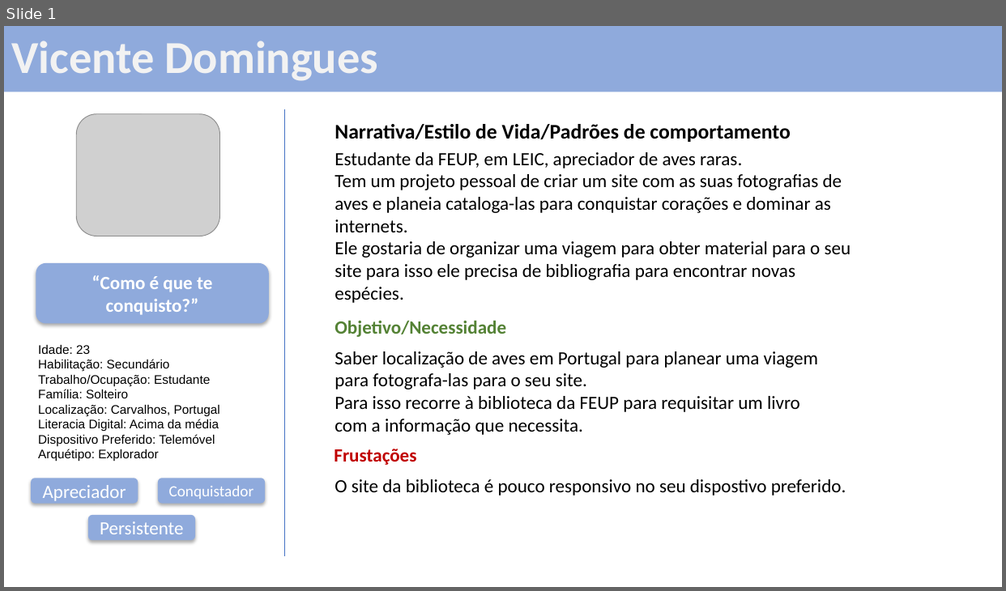
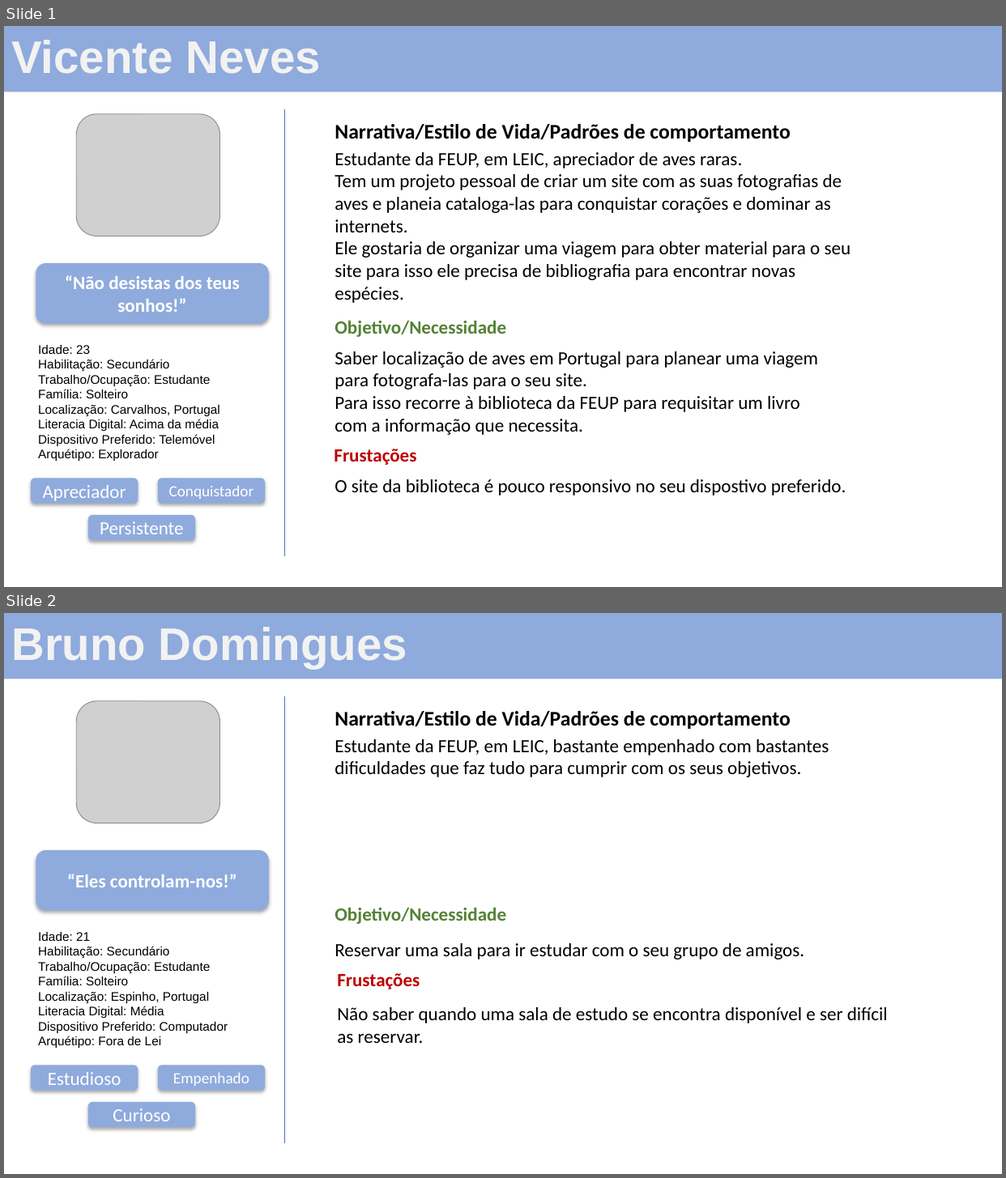
Before and after one commit to ICWeiner/FEUP-IPC, a slide deck: phase1/Persona.pptx. Shown one above the other, each under a label of ours: slide 1 before the commit, slides 1 and 2 after it. The pictures are 1006x591 and 1006x1178 pixels, drawn with LibreOffice and Linux fonts; fonts in the diff are those of the drawing; grey boxes stand for pictures. Boxes give left, top, right and bottom in pixels: in the first picture for what was removed or moved away, otherwise in the second. Text is boxed around its words. In the diff, an @@ line names an element or a change of style, - is before the commit and + after.

Commit message:
Update Persona

```diff
--- a/phase1/Persona.pptx
+++ b/phase1/Persona.pptx
@@ slide 2 added at (4, 613, 1002, 1174), background #FFFFFF @@
@@ title added at (4, 613, 1002, 679), fill #8FAADC, 44 pt, text #F2F2F2, bold @@
+Bruno Domingues
@@ picture added at (77, 701, 220, 824) @@
@@ line added from (285, 696) to (285, 1144), #4472C4 0.5 pt @@
@@ text added at (334, 711, 790, 729), 20 pt, text #000000, bold @@
+Narrativa/Estilo de Vida/Padrões de comportamento
@@ text added at (334, 739, 829, 777), 18 pt, text #000000 @@
+Estudante da FEUP, em LEIC, bastante empenhado com bastantes dificuldades que faz tudo para cumprir com os seus objetivos.
@@ rounded rectangle added at (36, 850, 269, 911), fill #8FAADC, 18 pt, text #FFFFFF, bold @@
+“Eles controlam-nos!”
@@ text added at (334, 907, 506, 924), 18 pt, text #548235, bold @@
+Objetivo/Necessidade
@@ text added at (38, 932, 228, 1049), 12 pt, text #000000 @@
+Idade: 21
+Habilitação: Secundário
+Trabalho/Ocupação: Estudante
+Família: Solteiro
+Localização: Espinho, Portugal
+Literacia Digital: Média
+Dispositivo Preferido: Computador
+Arquétipo: Fora de Lei
@@ text added at (334, 943, 805, 960), 18 pt, text #000000 @@
+Reservar uma sala para ir estudar com o seu grupo de amigos.
@@ text added at (337, 973, 420, 990), 18 pt, text #C00000, bold @@
+Frustações
@@ text added at (337, 1007, 888, 1043), 18 pt, text #000000 @@
+Não saber quando uma sala de estudo se encontra disponível e ser difícil as reservar.
@@ rounded rectangle added at (31, 1065, 138, 1091), fill #8FAADC, 18 pt, text #FFFFFF @@
+Estudioso
@@ rounded rectangle added at (158, 1065, 266, 1091), fill #8FAADC, 15 pt, text #FFFFFF @@
+Empenhado
@@ rounded rectangle added at (88, 1102, 195, 1128), fill #8FAADC, 18 pt, text #FFFFFF @@
+Curioso
@@ slide 1 changed as well @@
@@ title at (11, 40, 321, 74): text changed; font Calibri to Arial @@
-Vicente Domingues
+Vicente Neves
@@ text in rounded rectangle at (65, 275, 240, 312): text changed @@
-“Como é que te conquisto?”
+“Não desistas dos teus sonhos!”
```
